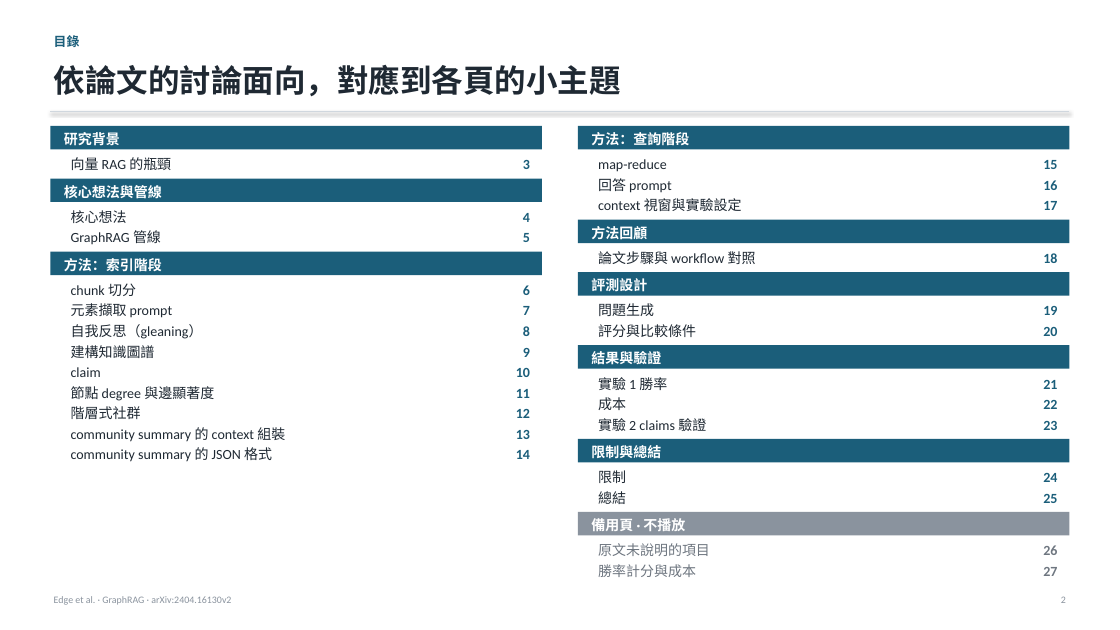
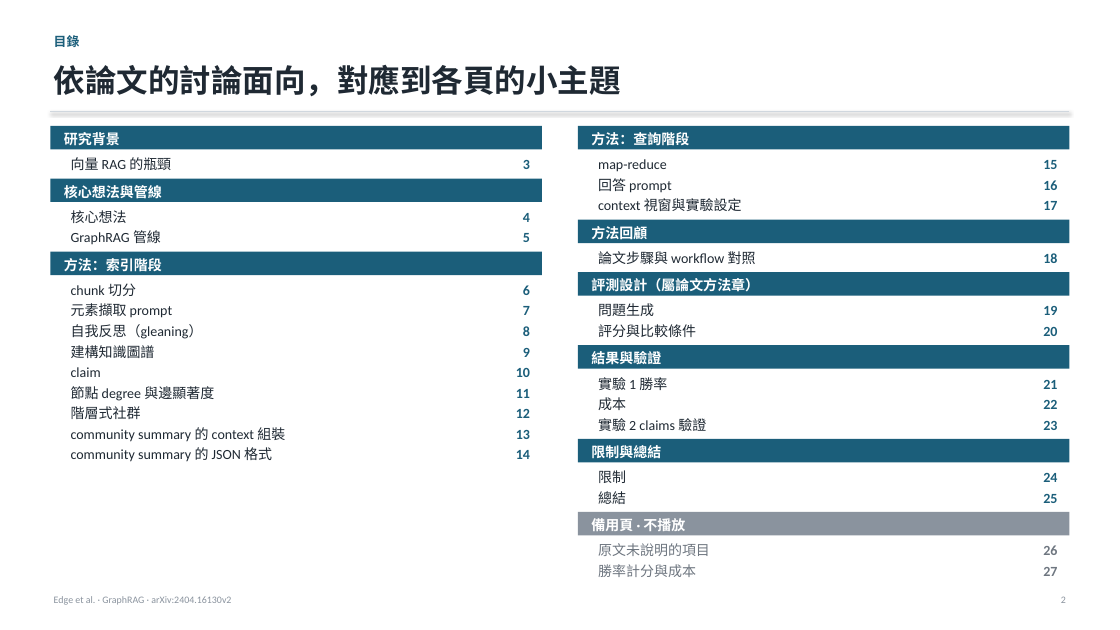
Before and after one commit to Moris-Zhan/CV-RAG-LLM-Papers, a slide deck: slide 2 of RAG/2024_GraphRAG/graph-rag-full-slides_zh-TW.pptx. Drawn at 1120x630 pixels with LibreOffice and Linux fonts; fonts in the diff are those of the drawing. Boxes give left, top, right and bottom in pixels: in the first picture for what was removed or moved away, otherwise in the second. Text is boxed around its words. In the diff, an @@ line names an element or a change of style, - is before the commit and + after.

```diff
--- a/RAG/2024_GraphRAG/graph-rag-full-slides_zh-TW.pptx
+++ b/RAG/2024_GraphRAG/graph-rag-full-slides_zh-TW.pptx
@@ text at (591, 278, 759, 292): text changed @@
-評測設計
+評測設計（屬論文方法章）
```
Also in this commit, not shown: 1 other file.
